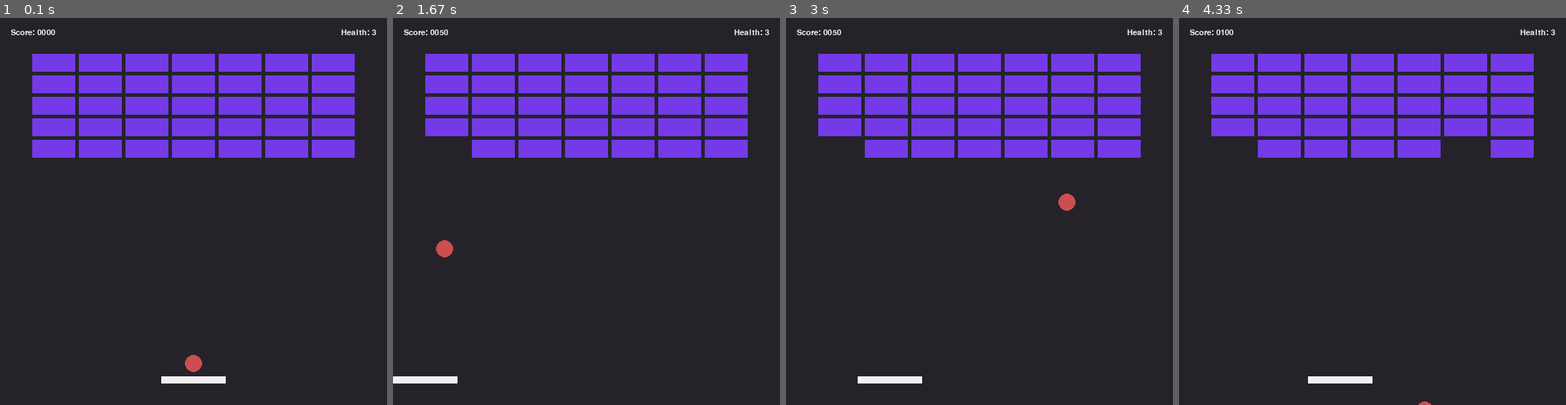
Above: before the commit, frames 1-4 (left to right).
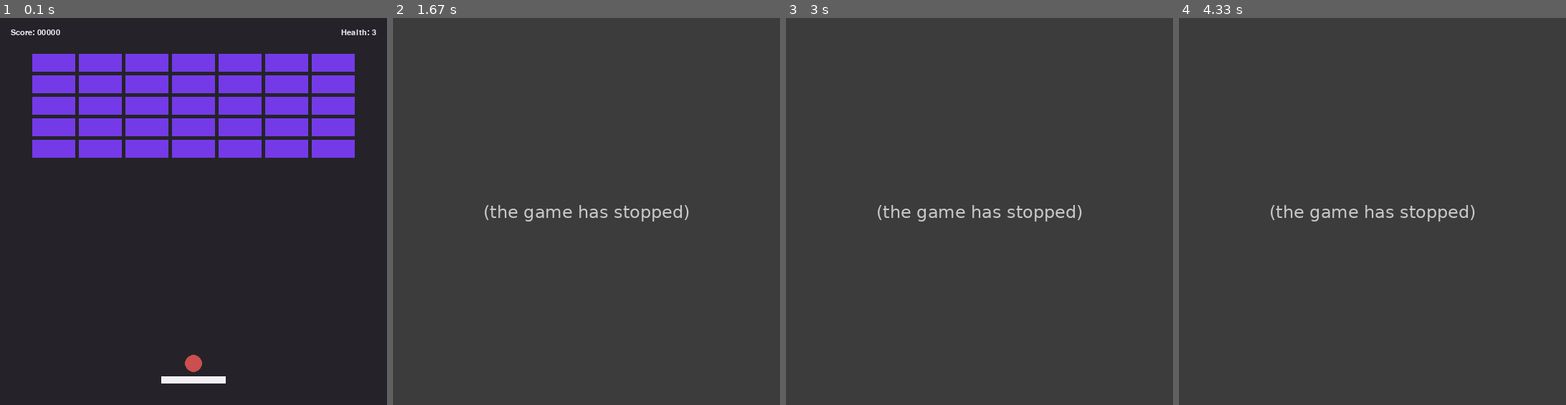
Above: after the commit, the same moments.

Repository: cwrlcarl/pygame-mini-games
Game: pygame game, started from brick-breaker/main.py
Same seed, same stepped clock (60 frames per second), same inputs: the game is played once before the commit and once after it.
Inputs:
- Up to frame 1 (0.1 s): no input
- Up to frame 2 (1.67 s): tap Space at 0.33, 0.73, 1.03, 1.3, 1.6 s; hold Left 0.67-1.2 s; hold Left 1.23-1.63 s
- Up to frame 3 (3 s): hold Right 1.67-2.3 s; tap Space at 1.73, 2.03, 2.4, 2.7, 2.9 s; hold Left 2.33-2.8 s; hold Right from 2.83 s (still down)
- Up to frame 4 (4.33 s): tap Space at 3.2, 3.4, 3.7, 3.9, 4.2 s; release Right at 3.3 s; hold Right 3.33-3.8 s; hold Left from 3.83 s (still down)

The runs differ from the first frame. In frame 1, less than 0.1% of the frame differs, in the area x 14-16%, y 2-5%; in frame 2, 100%, in the area x 0-100%, y 0-100%; in frame 3, 100%; in frame 4, 100%.
Error after the commit: NameError: name 'brick_hit' is not defined (main.py line 52); the game stopped at 1.25 s (later frames are placeholders)

Commit message:
Update brick collision, ball dx, and add bricks reset

Diff:
--- a/brick-breaker/main.py
+++ b/brick-breaker/main.py
@@ -7,7 +7,7 @@
 def draw_screen(game_state):
     screen.fill(BG_COLOR)
 
-    score_text = main_window_font.render(f"Score: {game_state['score']:04d}", True, WHITE)
+    score_text = main_window_font.render(f"Score: {game_state['score']:05d}", True, WHITE)
     screen.blit(score_text, (15, 15))
 
     health_text = main_window_font.render(f"Health: {game_state['health']}", True, WHITE)
@@ -49,29 +49,57 @@
         # brick collision
         for brick in bricks:
             if ball.colliderect(brick):
+                brick_hit.play()
                 game_state['score'] += 50
-                game_state['ball_dy'] *= -1
+
+                left_overlap = ball.right - brick.left
+                right_overlap = brick.right - ball.left
+                top_overlap = ball.bottom - brick.top
+                bottom_overlap = brick.bottom - ball.top
+
+                min_overlap = min(left_overlap, right_overlap, top_overlap, bottom_overlap)
+
+                if min_overlap == top_overlap or min_overlap == bottom_overlap:
+                    game_state['ball_dy'] *= -1
+                else:
+                    game_state['ball_dx'] *= -1
+
                 bricks.remove(brick)
+                if len(bricks) == 0:
+                    game_state['move_ball'] = False
+                    respawn_ball(game_state)
+                    generate_bricks(game_state)
+                break
 
         # paddle collision
         if ball.colliderect(paddle):
+            paddle_hit.play()
             if game_state['ball_dy'] > 0:
                 ball.bottom = paddle.top
-                game_state['ball_dy'] *= -1
-            else:
-                game_state['ball_dy'] *= -1
+
+            game_state['ball_dy'] *= -1
+            game_state['ball_dx'] += random.choice([-0.3, 0, 0.3])
+
+            if game_state['ball_dx'] > 5:
+                game_state['ball_dx'] = 5
+            elif game_state['ball_dx'] < -5:
+                game_state['ball_dx'] = -5
 
         # wall collision
         if ball.left <= 0:
+            wall_hit.play()
             game_state['ball_dx'] *= -1
             ball.left = 0
         if ball.right >= SCREEN_WIDTH:
+            wall_hit.play()
             game_state['ball_dx'] *= -1
             ball.right = SCREEN_WIDTH
         if ball.top <= 0:
+            wall_hit.play()
             game_state['ball_dy'] *= -1
             ball.top = 0
         if ball.top >= SCREEN_HEIGHT:
+            ball_fall.play()
             game_state['health'] -= 1
 
             if game_state['health'] == 0:
@@ -114,11 +142,9 @@
     game_state['move_ball'] = False
 
 
-def create_game_state():
-    pygame.mixer.music.play(-1)
-
+def generate_bricks(game_state):
     row_width = (BRICK_WIDTH * BRICK_COLUMN + BRICK_GAP * (BRICK_COLUMN - 1))
-    bricks = []
+    bricks = game_state['bricks']
 
     for row in range(BRICK_ROW):
         for col in range(BRICK_COLUMN):
@@ -128,6 +154,10 @@
             brick = pygame.Rect(brick_x, brick_y, BRICK_WIDTH, BRICK_HEIGHT)
             bricks.append(brick)
 
+
+def create_game_state():
+    pygame.mixer.music.play(-1)
+
     paddle_x = (SCREEN_WIDTH - PADDLE_WIDTH) // 2
     paddle_y = SCREEN_HEIGHT - 40
     paddle = pygame.Rect(paddle_x, paddle_y, PADDLE_WIDTH, PADDLE_HEIGHT)
@@ -135,7 +165,7 @@
     ball = pygame.Rect(0, 0, BALL_SIZE, BALL_SIZE)
 
     game_state = {
-        'bricks': bricks,
+        'bricks': [],
         'paddle': paddle,
         'ball': ball,
         'ball_dx': random.choice([-4, 4]),
@@ -146,6 +176,7 @@
         'game_over': False
     }
 
+    generate_bricks(game_state)
     respawn_ball(game_state)
     return game_state
 
